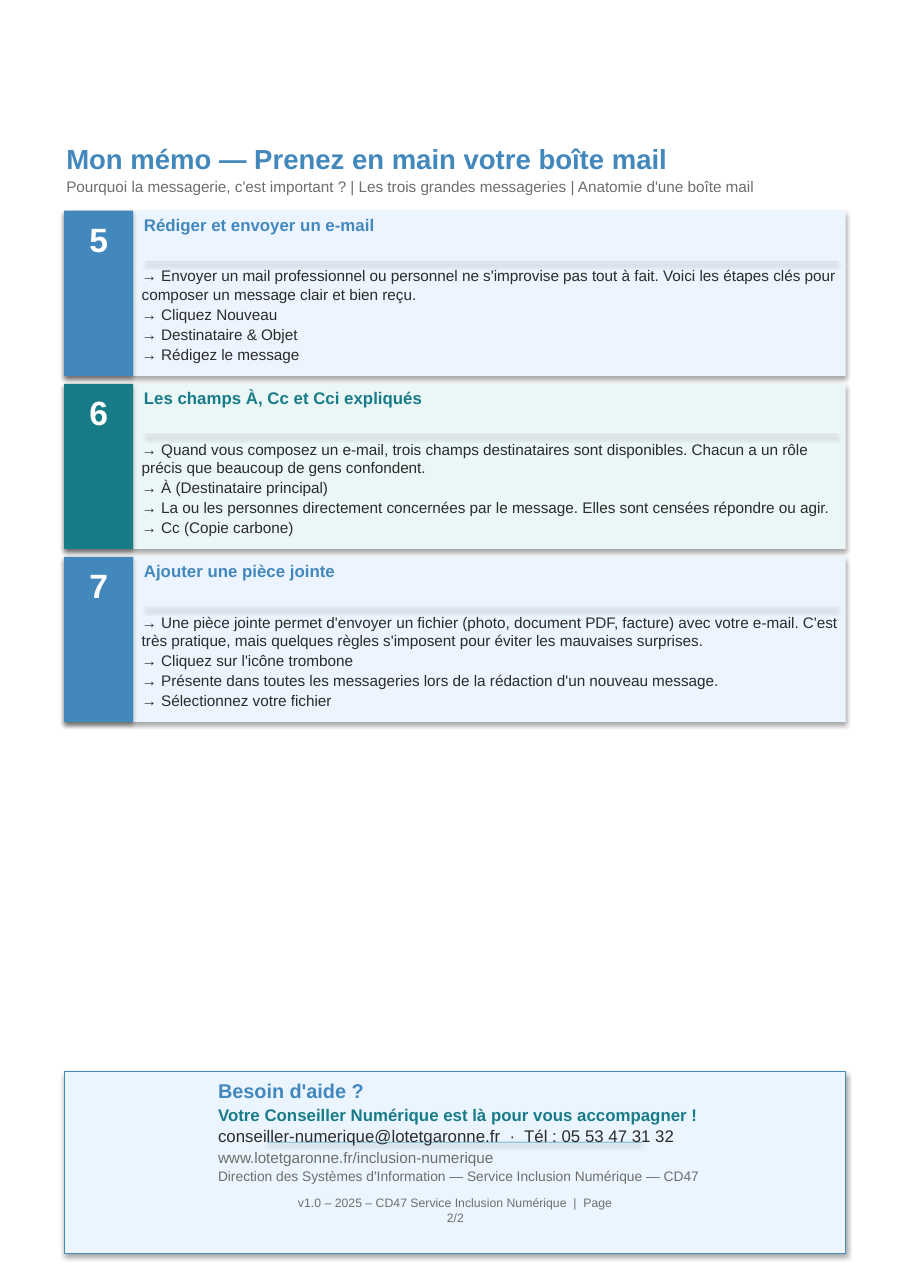
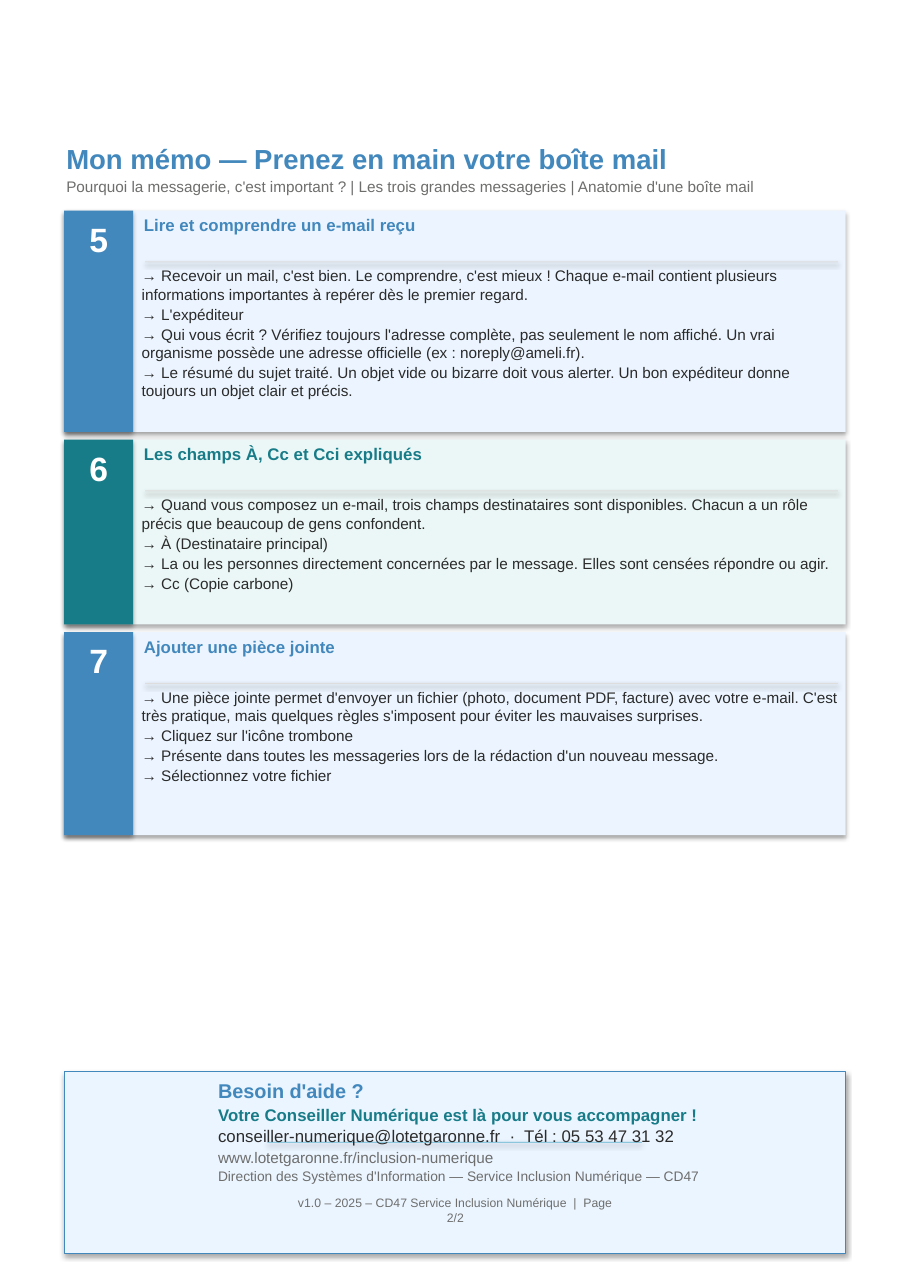
Before and after one commit to maswaddpt47-cmyk/REP_PEDA, a slide deck: slide 2 of assets/memos/B1-memo.pptx. Drawn at 910x1288 pixels with LibreOffice and Linux fonts; fonts in the diff are those of the drawing. Boxes give left, top, right and bottom in pixels: in the first picture for what was removed or moved away, otherwise in the second. Text is boxed around its words. In the diff, an @@ line names an element or a change of style, - is before the commit and + after.

```diff
--- a/assets/memos/B1-memo.pptx
+++ b/assets/memos/B1-memo.pptx
@@ rectangle: place and size @@
-rectangle at [64, 210, 846, 376]
+rectangle at [64, 210, 846, 432]
@@ rectangle: place and size @@
-rectangle at [64, 210, 133, 376]
+rectangle at [64, 210, 133, 432]
@@ text at [144, 219, 416, 235]: text changed @@
-Rédiger et envoyer un e-mail
+Lire et comprendre un e-mail reçu
@@ text at [142, 270, 790, 399]: text changed @@
-→ Envoyer un mail professionnel ou personnel ne s'improvise pas tout à fait. Voici les étapes clés pour composer un message clair et bien reçu.
-→ Cliquez Nouveau
-→ Destinataire & Objet
-→ Rédigez le message
+→ Recevoir un mail, c'est bien. Le comprendre, c'est mieux ! Chaque e-mail contient plusieurs informations importantes à repérer dès le premier regard.
+→ L'expéditeur
+→ Qui vous écrit ? Vérifiez toujours l'adresse complète, pas seulement le nom affiché. Un vrai organisme possède une adresse officielle (ex : noreply@ameli.fr).
+→ Le résumé du sujet traité. Un objet vide ou bizarre doit vous alerter. Un bon expéditeur donne toujours un objet clair et précis.
@@ rectangle: place and size @@
-rectangle at [64, 383, 846, 549]
+rectangle at [64, 440, 846, 625]
@@ rectangle: place and size @@
-rectangle at [64, 383, 133, 549]
+rectangle at [64, 440, 133, 625]
@@ text "→ Quand vous composez un ...": place and size @@
-text "→ Quand vous composez un ..." at [142, 444, 829, 536]
+text "→ Quand vous composez un ..." at [142, 499, 829, 592]
@@ 2 texts, 1 rectangle: place and size @@
-2 texts, 1 rectangle at [89, 391, 838, 435]
+2 texts, 1 rectangle at [89, 447, 838, 491]
@@ rectangle: place and size @@
-rectangle at [64, 557, 846, 723]
+rectangle at [64, 632, 846, 835]
@@ rectangle: place and size @@
-rectangle at [64, 557, 133, 723]
+rectangle at [64, 632, 133, 835]
@@ text "→ Une pièce jointe permet ...": place and size @@
-text "→ Une pièce jointe permet ..." at [142, 616, 837, 706]
+text "→ Une pièce jointe permet ..." at [142, 691, 837, 781]
@@ 2 texts, 1 rectangle: place and size @@
-2 texts, 1 rectangle at [89, 564, 838, 609]
+2 texts, 1 rectangle at [89, 640, 838, 684]
```
Also in this commit, not shown: 1 other slide changed, 20 other files.
